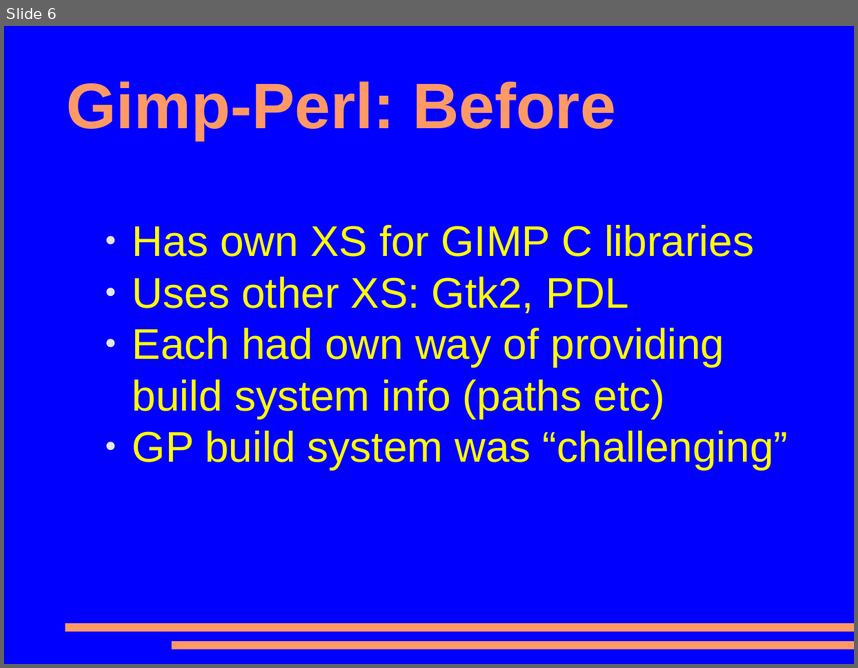
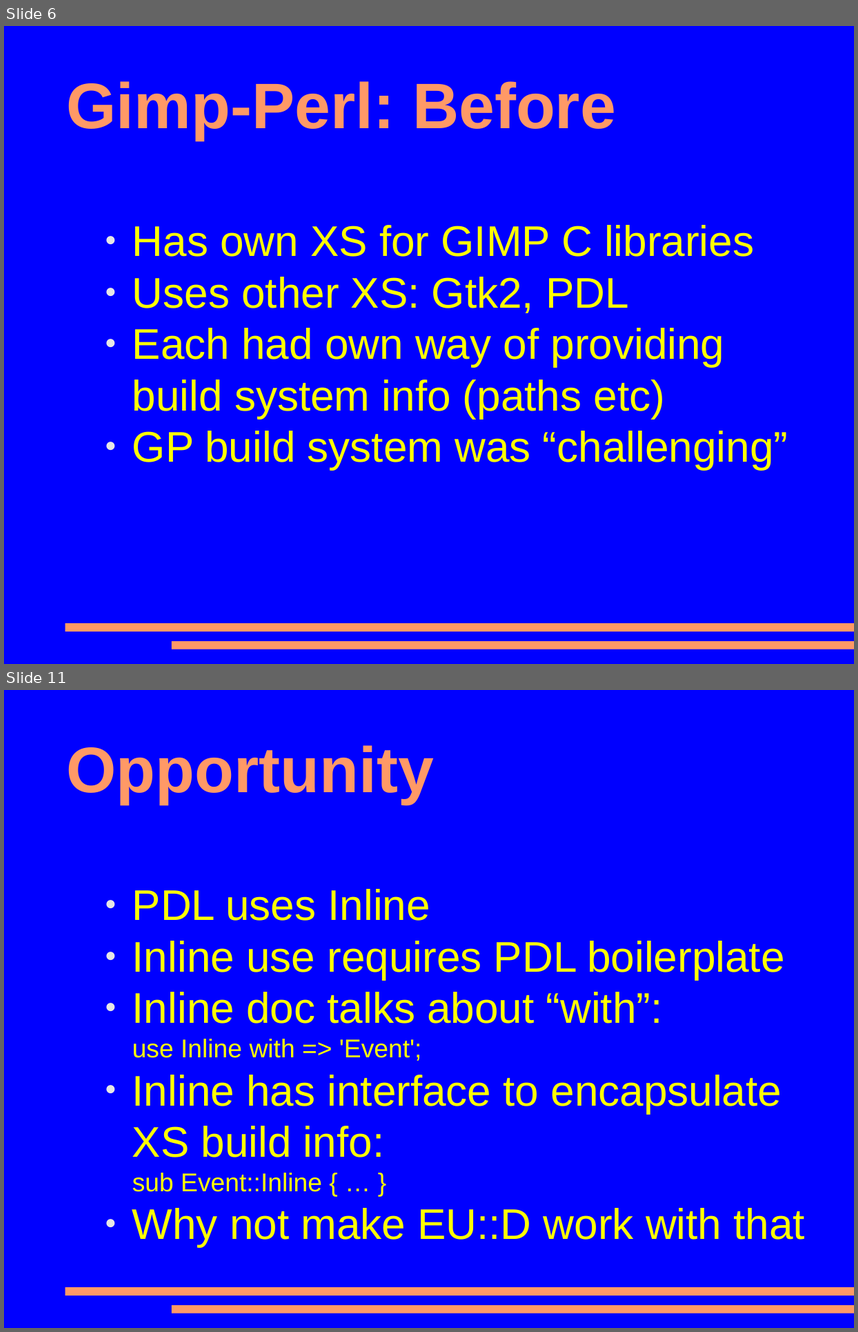
Before and after one commit to mohawk2/presentations, a slide deck: lpw2014-closinggaps.odp. Shown one above the other, each under a label of ours: slide 6 before the commit, slides 6 and 11 after it; the slides between them are not shown. The pictures are 858x668 and 858x1332 pixels, drawn with LibreOffice and Linux fonts; fonts in the diff are those of the drawing. Boxes give left, top, right and bottom in pixels: in the first picture for what was removed or moved away, otherwise in the second. Text is boxed around its words. In the diff, an @@ line names an element or a change of style, - is before the commit and + after.

```diff
--- a/lpw2014-closinggaps.odp
+++ b/lpw2014-closinggaps.odp
@@ slide 11 added at box(4, 690, 854, 1328), background #0000FF; not listed: 2 template elements that a slide beside it also shows @@
@@ title added at box(67, 745, 434, 805), 60 pt, text #FF9966, bold @@
+Opportunity
@@ text added at box(132, 889, 804, 1247), 40 pt, text #FFFF00 @@
+● PDL uses Inline
+● Inline use requires PDL boilerplate
+● Inline doc talks about “with”:
+use Inline with => 'Event';
+● Inline has interface to encapsulate XS build info:
+sub Event::Inline { … }
+● Why not make EU::D work with that
```
Also in this commit, not shown: 6 slides changed, 8 other slides added, 1 slide removed.
